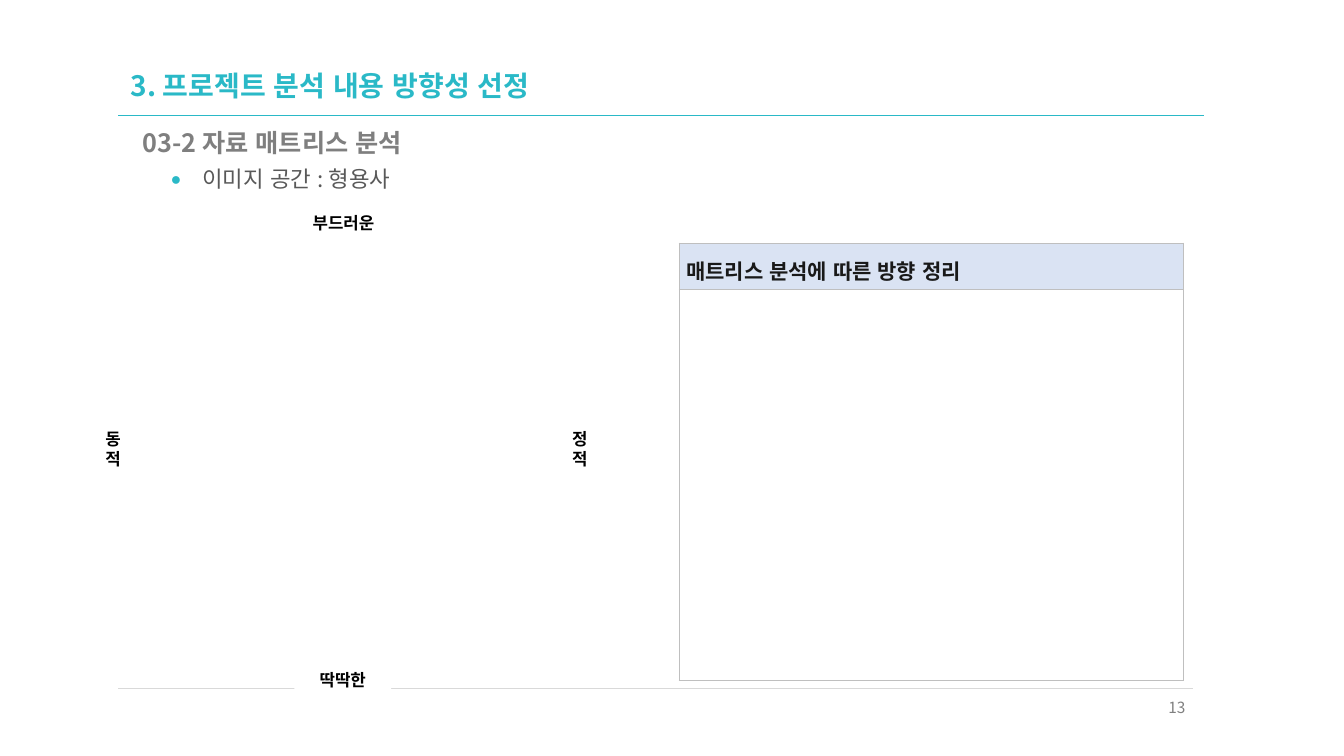
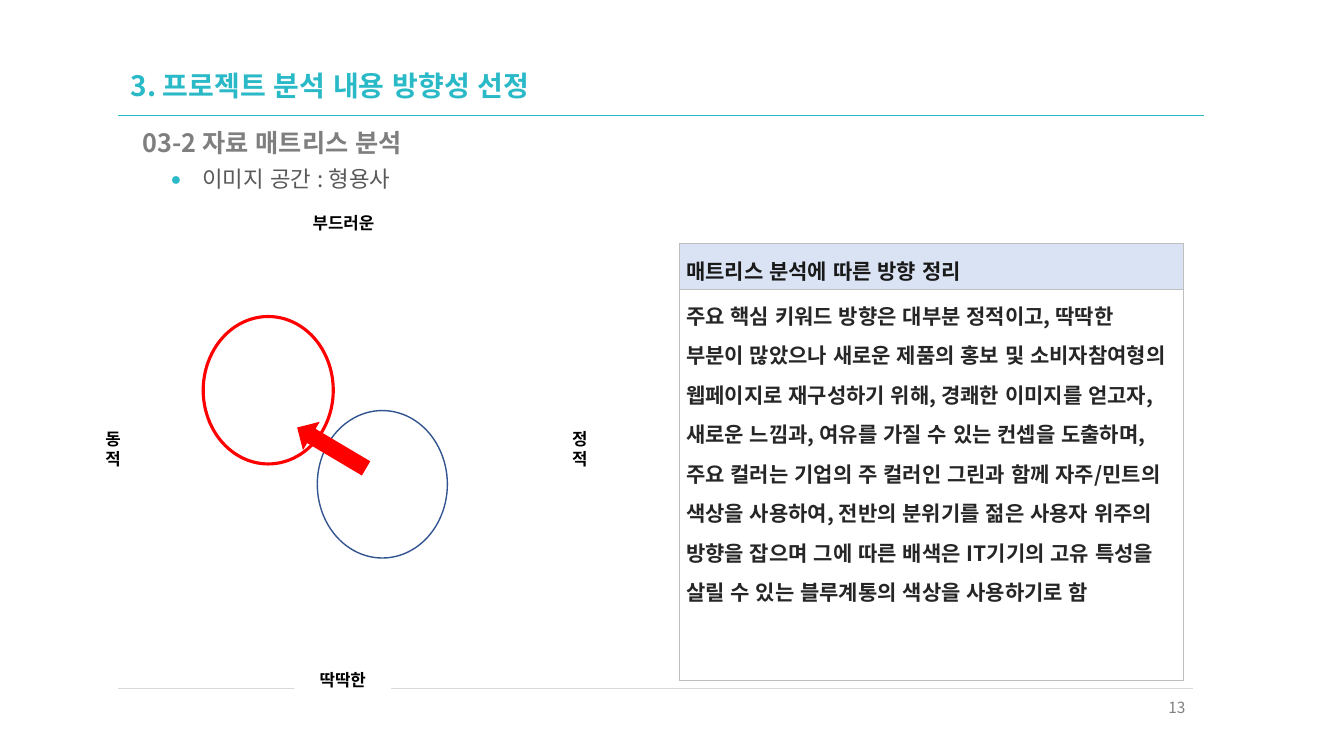
Before and after one commit to xidoWeb/smart_210901, a slide deck: slide 13 of a_asset/n_01_uiux요구분석/n_01_UIUX요구분석_샘플_다나와.pptx. Drawn at 1344x756 pixels with LibreOffice and Linux fonts; fonts in the diff are those of the drawing; background and template pictures are left out. Boxes give left, top, right and bottom in pixels: in the first picture for what was removed or moved away, otherwise in the second. Text is boxed around its words. In the diff, an @@ line names an element or a change of style, - is before the commit and + after.

Commit message:
다나와 웹페이지 구성 기획 샘플

```diff
--- a/a_asset/n_01_uiux요구분석/n_01_UIUX요구분석_샘플_다나와.pptx
+++ b/a_asset/n_01_uiux요구분석/n_01_UIUX요구분석_샘플_다나와.pptx
@@ table at [680, 243, 1184, 681] @@
-row 2, column 1: 
+row 2, column 1: 주요 핵심 키워드 방향은 대부분 정적이고, 딱딱한 부분이 많았으나 새로운 제품의 홍보 및 소비자참여형의 웹페이지로 재구성하기 위해, 경쾌한 이미지를 얻고자, 새로운 느낌과, 여유를 가질 수 있는 컨셉을 도출하며, 주요 컬러는 기업의 주 컬러인 그린과 함께 자주/민트의 색상을 사용하여, 전반의 분위기를 젊은 사용자 위주의 방향을 잡으며 그에 따른 배색은 IT기기의 고유 특성을 살릴 수 있는 블루계통의 색상을 사용하기로 함
@@ ellipse added at [204, 317, 334, 464], outline #FF0000 2.25 pt @@
@@ down arrow added at [289, 414, 375, 483], fill #FF0000 @@
@@ ellipse added at [318, 410, 448, 558], outline #325491 1 pt @@
```
Also in this commit, not shown: 10 other slides changed.
